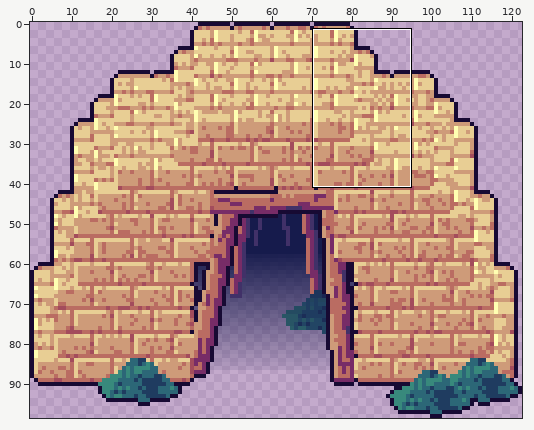
Sprite sheet -- Images/Objects/copperMine.png. The picture above shows the old version from afar; the outline marks the close-up.
Close-up. The starting point:
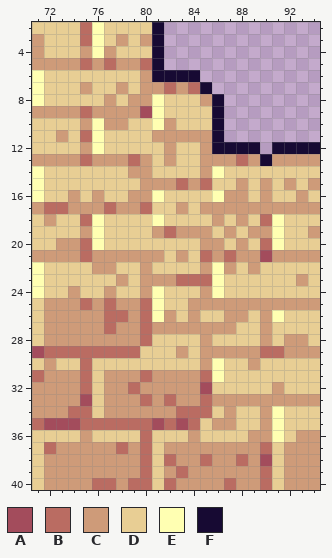
The file is 123x99 pixels. Pixels under 10% opacity are left out. Colours within 5 levels of each other are drawn and written as one. Shown: x 71..94, y 2..40. The commit also changed other parts of the picture, which this record leaves out.
Palette (. is transparent): A #a34c5c  B #ba6c62  C #ce9b79  D #e8ce94  E #ffffb2  F #170a33
Pixels before, first column x 71:
 2 DDDDBEDDDDF.............
 3 CDDDBEDCDCF.............
 4 CDDDCECDDDF.............
 5 CCCCBCBCCBF.............
 6 EDDDDDDDDCFFFF..........
 7 EDDDCDDCDCCBCBF.........
 8 EDDDDDCDCCEDDDCF........
 9 CCCCBCCCCAEDDDDF........
10 DDDDCECCDDECDDDF........
11 DDCDBEDDDDCCCCCF........
12 DDDDCEDDDDDCDDCFFFF.FFFF
13 CCCCBCCCBCDCDDCCCBCFCCCC
14 EDDDDDDDCCDDDDCEDDDDDDDD
15 EDDDDDDDDCCCBCBDDCDCDCDC
16 EDDCDCDDCCEDDDDECCDCDDCD
17 CBBCCCBCCBDDCDCCCCCCCCCC
18 DCDDBEDDDDEDDDDCDCDBEDDD
19 DDDDCEDDDDCBCCCDCDCCEDDC
20 DDCCBEDDDDDDDDCCDCDBEDDD
21 CCCCBCCCCCCDCDBCBCCACCCC
22 EDDDDCCDDCDDDDCECDCDDDDD
23 EDDDDDDCDCCCBBBEDDDDDDCD
24 EDDCDDCDDCEDDDCEDDDDDDDD
25 DCCCBCBCCBEDDCCCCCCCCCCC
26 DCCCCCBBCBECDCDDCCDCEDDD
27 DCCCCCBCCBCCCCCCCDDCDDDD
28 DCCCCCCCCBDDDDCDDDDCDCCD
29 ABBBBBBBBDDDCDCCCCCBBCCC
30 DCDDBDDDDDDDDDCEDDCDDDDD
31 BCCCBDCCCBCCCCBEDDDDDDDD
32 CCCCBDCCBCCCCCADDDDDCDDD
33 CCCCADCCCBCBCCBCCCCCCCCC
34 CCCBBDCCCCCCBBBDCDDCEDDD
35 BAAABBBBBBABABDCCDDCEDDD
36 DDDDCDDDDBDDDCDDDDCCEDCC
37 DBCCCCCBCBDCCCCCCCCBDCCC
38 DCCCCCCCCBDBCCBCCBCADCCC
39 DCCCCCCCCBDCBCCCCCCBDCCC
40 DCCCCBBCBBDBCCCCBCCBDCCC
The result:
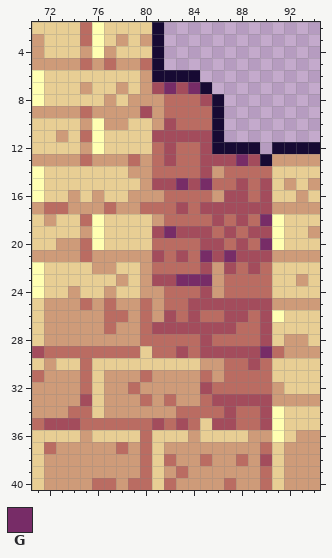
Colours new in this view: G #772c67
Diff:
Changed rows in their new state; - is an unchanged pixel.
first column x 81:
 7 AGAG------
 8 CBBBA-----
 9 CBBBB-----
10 CABBB-----
11 AAAAA-----
12 BABBA-----
13 BABBAAAGA-
14 BBBBACBBBB
15 AAGAGBBABA
16 CBBBBCAABA
17 BBABAAAAAA
18 CBBBBABABG
19 AGAAABABAA
20 BBBBAABABG
21 ABABGAGAA-
22 BBBBACABAB
23 AAGGGCBBBB
24 CBBBACBBBB
25 CBBAAAAAAA
26 CABABBAABA
27 AAAAAAABBA
28 BBBBABBBBA
29 BBABAAAAAG
30 -----CBBAB
31 -----CBBBB
32 -----BBBBB
33 -----AAAAA
34 -----BABBA
35 -----AABBA
